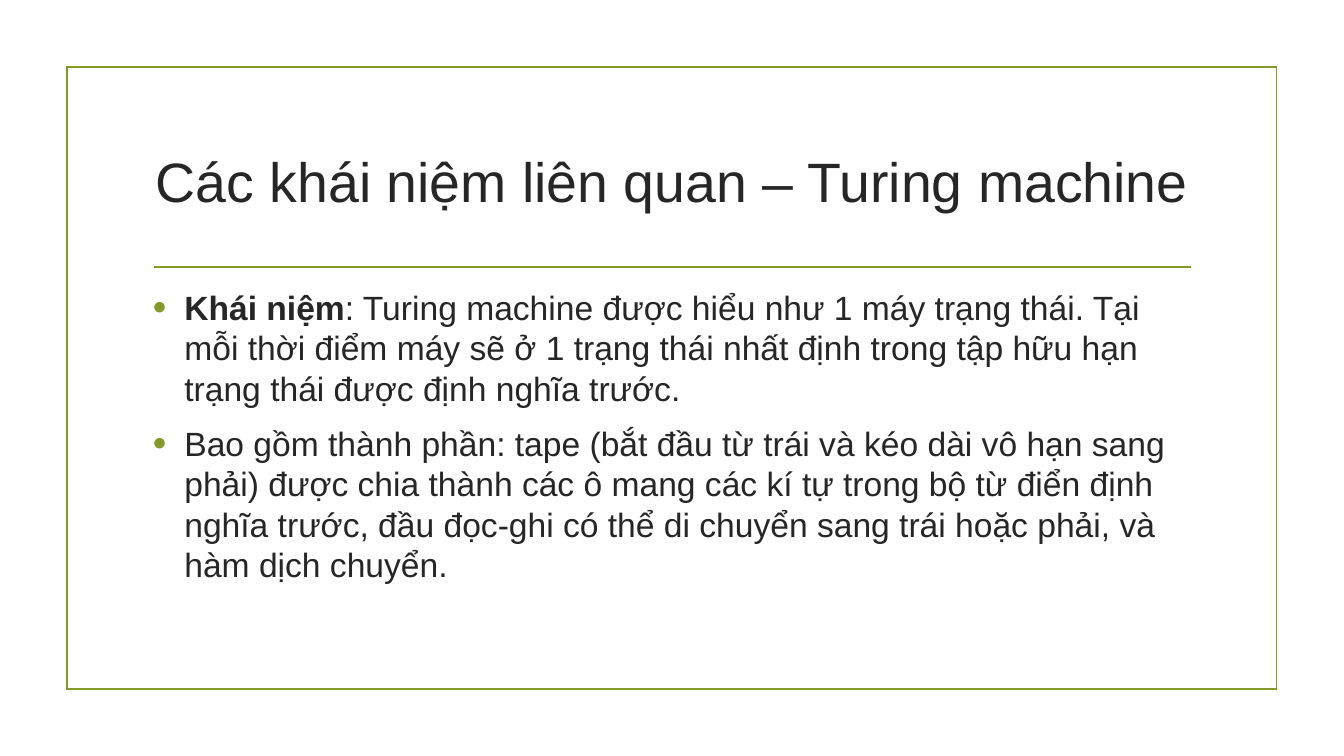
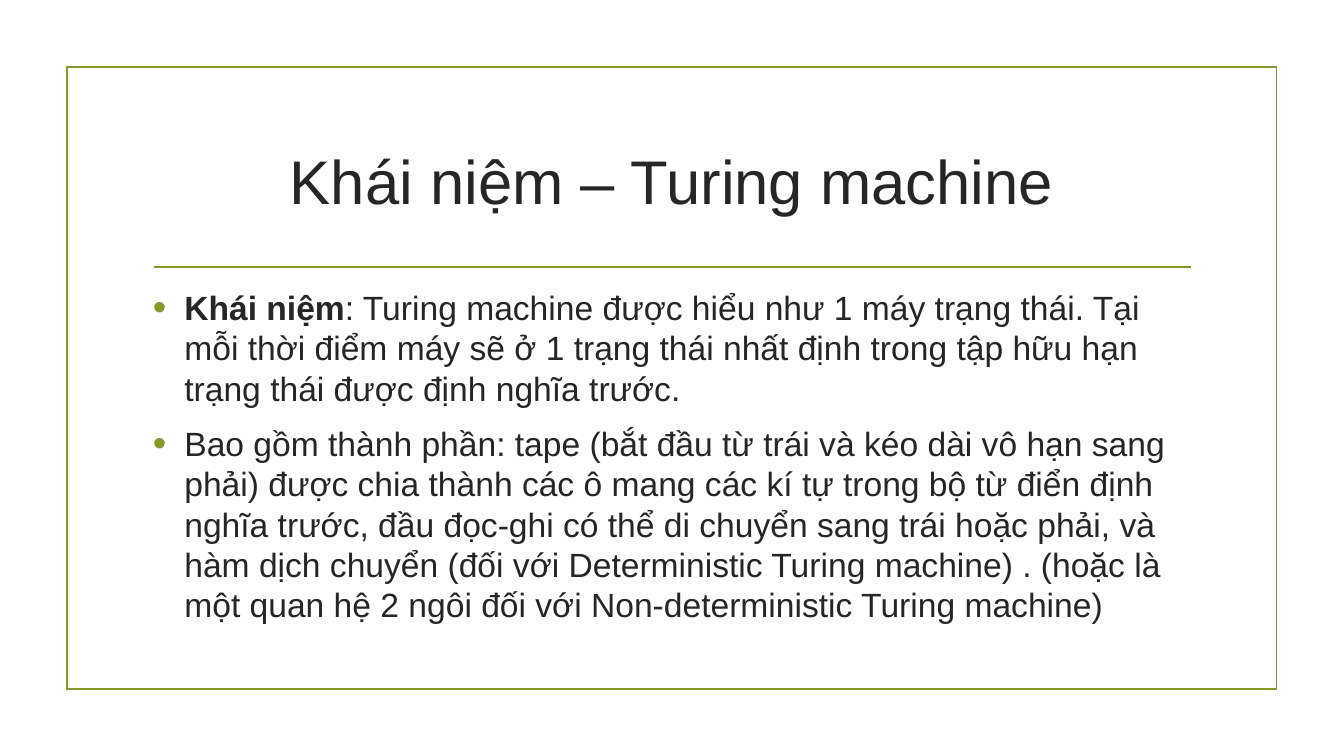
Before and after one commit to hungnguyen0606/PvsNP, a slide deck: slide 11 of Báo cáo đồ án cuối kì.pptx (slide 12 before the commit). Drawn at 1344x756 pixels with LibreOffice and Linux fonts; fonts in the diff are those of the drawing; background and template pictures are left out. Boxes give left, top, right and bottom in pixels: in the first picture for what was removed or moved away, otherwise in the second. Text is boxed around its words. In the diff, an @@ line names an element or a change of style, - is before the commit and + after.

```diff
--- a/Báo cáo đồ án cuối kì.pptx
+++ b/Báo cáo đồ án cuối kì.pptx
@@ title at (x1=290, y1=158, x2=1053, y2=216): text changed; size 39.6 to 44 pt @@
-Các khái niệm liên quan – Turing machine
+Khái niệm – Turing machine
@@ text at (x1=184, y1=429, x2=1165, y2=624): text changed @@
-• Bao gồm thành phần: tape (bắt đầu từ trái và kéo dài vô hạn sang phải) được chia thành các ô mang các kí tự trong bộ từ điển định nghĩa trước, đầu đọc-ghi có thể di chuyển sang trái hoặc phải, và hàm dịch chuyển.
+• Bao gồm thành phần: tape (bắt đầu từ trái và kéo dài vô hạn sang phải) được chia thành các ô mang các kí tự trong bộ từ điển định nghĩa trước, đầu đọc-ghi có thể di chuyển sang trái hoặc phải, và hàm dịch chuyển (đối với Deterministic Turing machine) . (hoặc là một quan hệ 2 ngôi đối với Non-deterministic Turing machine)
```
Also in this commit, not shown: 19 other slides changed, 3 slides added, 1 other file.
